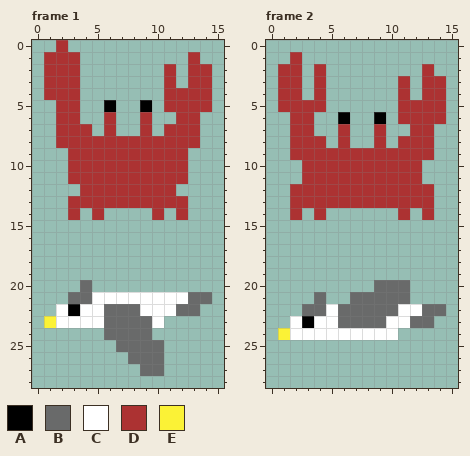
Pixel-art file -- assets/art/characters/Enemies.aseprite. The picture above is the old version.
16x64 pixels, 4 frames. Shown: frame 1: x 0..15, y 0..28; frame 2: x 0..15, y 0..28. The commit also changed other frames, which this record leaves out.
Palette (. is transparent): A #000000  B #696a6a  C #ffffff  D #ac3232  E #fbf236
Pixels before, frame 1, first column x 1:
 0 .D............
 1 DDD.........D.
 2 DDD.......D.DD
 3 DDD.......D.DD
 4 DDD.......DDDD
 5 .DD..A..A.DDDD
 6 .DD..D..D..DD.
 7 .DDD.D..D.DDD.
 8 .DDDDDDDDDDDD.
 9 ..DDDDDDDDDD..
10 ..DDDDDDDDDD..
11 ..DDDDDDDDDD..
12 ...DDDDDDDD...
13 ..DDDDDDDDDD..
14 ..D.D....D.D..
15 ..............
16 ..............
17 ..............
18 ..............
19 ..............
20 ...B..........
21 ..BBCCCCCCCCBB
22 .CACCBBBCCCBB.
23 ECCCCBBBBC....
24 .....BBBB.....
25 ......BBBB....
26 .......BBB....
27 ........BB....
Pixels before, frame 2, first column x 1:
 1 .D............
 2 DD.D........D.
 3 DD.D......D.DD
 4 DD.D......D.DD
 5 DDDD......DDDD
 6 .DD..A..A.DDDD
 7 .DD..D..D..DD.
 8 .DDD.D..D.DDD.
 9 .DDDDDDDDDDDD.
10 ..DDDDDDDDDD..
11 ..DDDDDDDDDD..
12 .DDDDDDDDDDDD.
13 .DDDDDDDDDDDD.
14 .D.D......D.D.
15 ..............
16 ..............
17 ..............
18 ..............
19 ..............
20 ........BBB...
21 ...B..BBBBB...
22 ..BBCBBBBBCCBB
23 .CACCBBBBCCBB.
24 ECCCCCCCCC....
Now the later version:
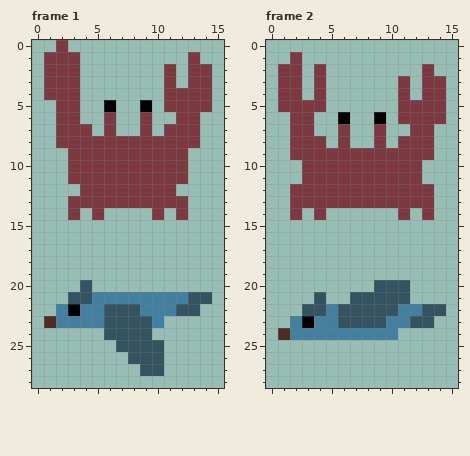
From old to new:
colour B: #696a6a -> #32535f
colour C: #ffffff -> #4180a0
colour D: #ac3232 -> #7d3840
colour E: #fbf236 -> #4f2b24
Changed places in both pictures, as pixel boxes (x1, y1, x2, y2):
changed: (44, 40, 212, 220)
changed: (44, 280, 212, 376)
changed: (278, 52, 446, 220)
changed: (278, 280, 446, 340)
